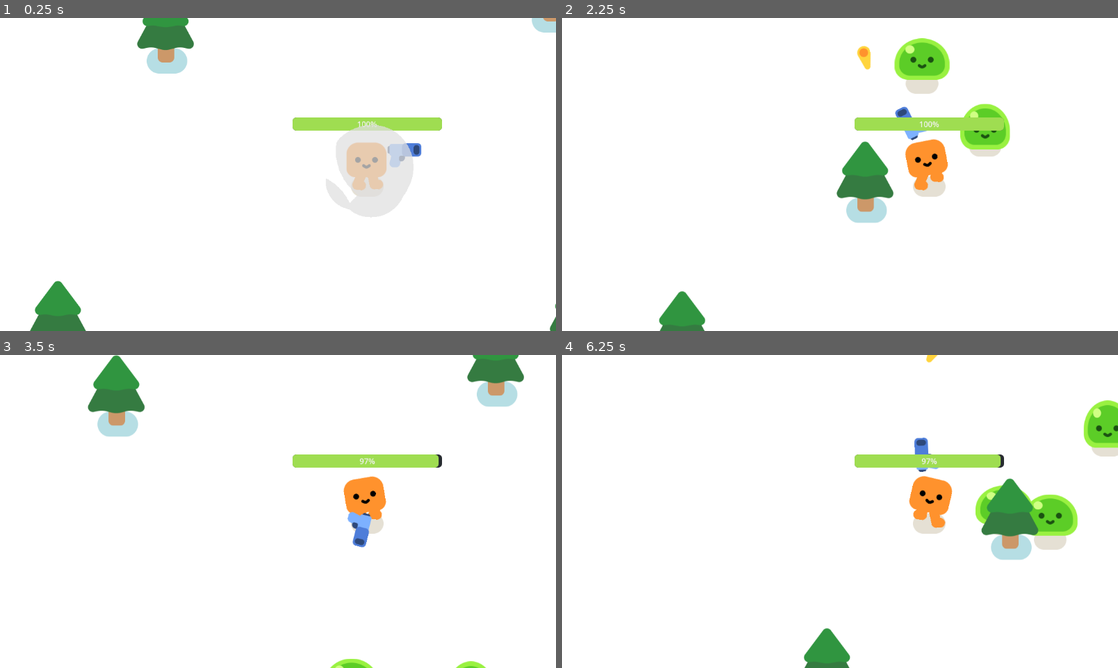
Above: before the commit, frames 1-4 (two rows, left to right).
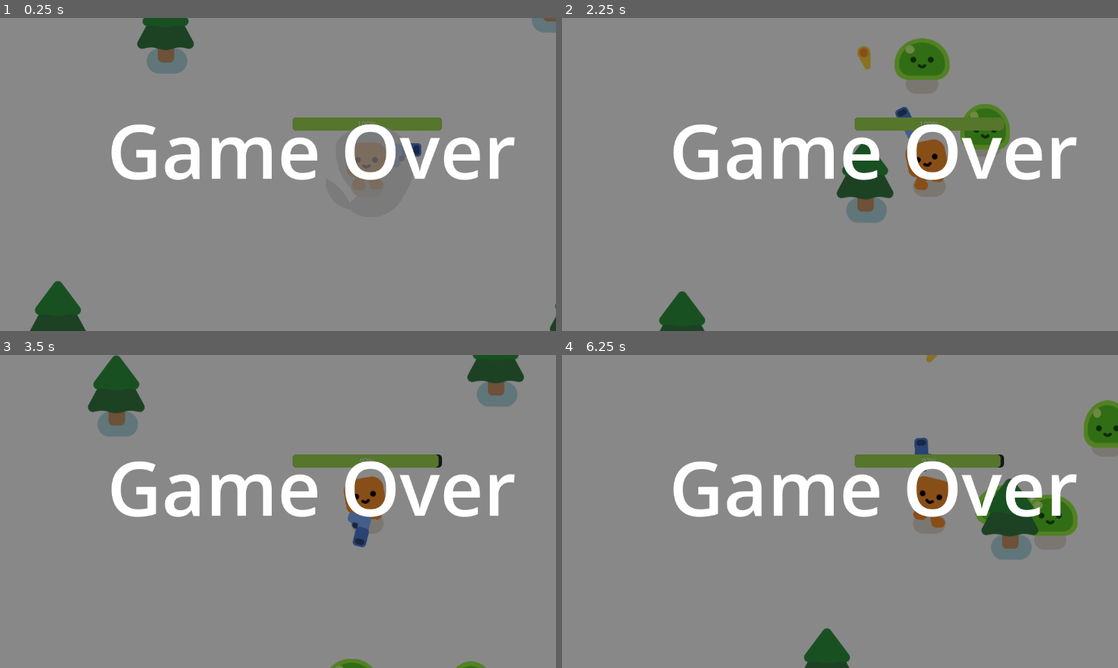
Above: after the commit, the same moments.

Repository: prapti2385/Crimson-Rush
Game: Godot game, scene res://game.tscn
The game is run twice, just before and just after one commit, with the same random seed, the same clock (stepped at 60 frames per second) and the same inputs.
Inputs:
- Up to frame 1 (0.25 s): no input
- Up to frame 2 (2.25 s): hold D (move_right) 0.53-1.28 s; hold S (move_down) 1.28-2.03 s; hold D (move_right) from 2.03 s (still down)
- Up to frame 3 (3.5 s): release D (move_right) at 2.78 s; hold W (move_up) from 2.78 s (still down)
- Up to frame 4 (6.25 s): release W (move_up) at 3.53 s; hold A (move_left) 3.53-5.03 s; hold S (move_down) 5.03-5.78 s; hold D (move_right) from 5.78 s (still down)

The runs differ from the first frame. In frame 1, 97% of the frame differs, in the area x 0-100%, y 0-100%; in frame 2, 97%; in frame 3, 96%; in frame 4, 97%.

Commit message:
adding the game over page

Diff:
--- a/game.gd
+++ b/game.gd
@@ -11,3 +11,9 @@
 
 func _on_timer_timeout() -> void:
 	spawn_mob()
+
+@onready var game_over: CanvasLayer = %GameOver
+
+func _on_player_health_depleted() -> void:
+	game_over.visible = true
+	get_tree().paused = true
--- a/game.tscn
+++ b/game.tscn
@@ -63,4 +63,37 @@
 [node name="Timer" type="Timer" parent="."]
 autostart = true
 
+[node name="GameOver" type="CanvasLayer" parent="."]
+unique_name_in_owner = true
+
+[node name="ColorRect" type="ColorRect" parent="GameOver"]
+anchors_preset = 15
+anchor_right = 1.0
+anchor_bottom = 1.0
+offset_left = -1418.0
+offset_top = -1038.0
+offset_right = 345.0
+offset_bottom = 500.0
+grow_horizontal = 2
+grow_vertical = 2
+color = Color(0, 0, 0, 0.466667)
+
+[node name="Label" type="Label" parent="GameOver/ColorRect"]
+layout_mode = 1
+anchors_preset = 12
+anchor_top = 1.0
+anchor_right = 1.0
+anchor_bottom = 1.0
+offset_left = 1448.0
+offset_top = -982.0
+offset_right = -236.0
+offset_bottom = -769.0
+grow_horizontal = 2
+grow_vertical = 0
+theme_override_font_sizes/font_size = 156
+text = "Game Over"
+horizontal_alignment = 1
+vertical_alignment = 1
+
+[connection signal="health_depleted" from="Player" to="." method="_on_player_health_depleted"]
 [connection signal="timeout" from="Timer" to="." method="_on_timer_timeout"]
--- a/player.gd
+++ b/player.gd
@@ -5,6 +5,7 @@
 @onready var hurt_box: Area2D = %HurtBox
 signal health_depleted
 @onready var progress_bar: ProgressBar = $ProgressBar
+
 
 func _physics_process(delta: float) -> void:
 	const SPEED = 600
--- a/player.tscn
+++ b/player.tscn
@@ -59,3 +59,5 @@
 theme_override_styles/background = SubResource("StyleBoxFlat_i3pqv")
 theme_override_styles/fill = SubResource("StyleBoxFlat_hqtel")
 value = 100.0
+
+[connection signal="health_depleted" from="." to="." method="_on_health_depleted"]
